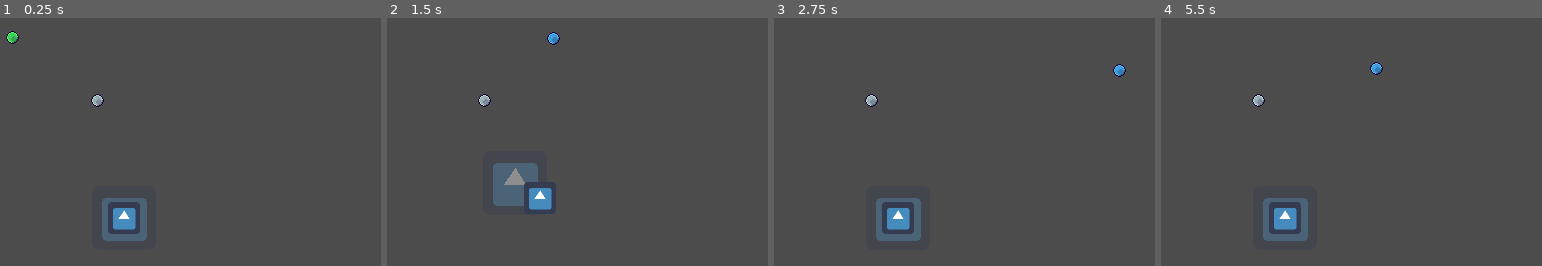
Above: before the commit, frames 1-4 (left to right).
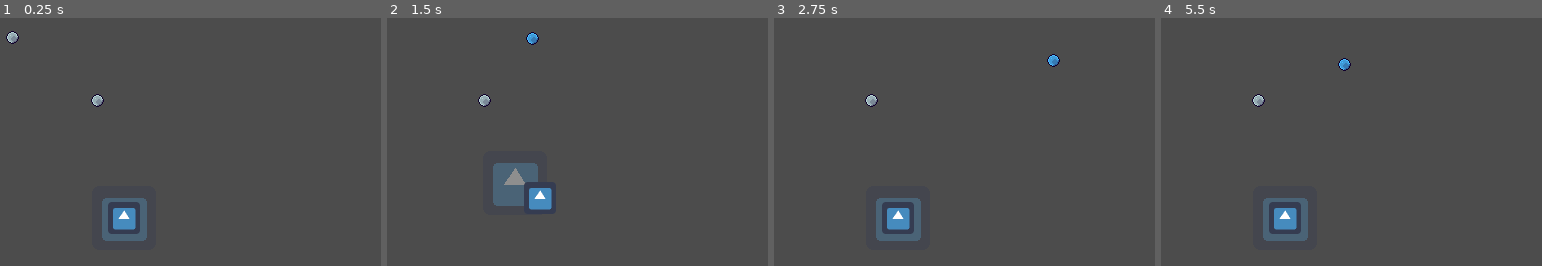
Above: after the commit, the same moments.

Repository: Bricksparts/MJ7-PreJam
Game: Godot game, scene res://World.tscn
The game is run twice, just before and just after one commit, with the same random seed, the same clock (stepped at 60 frames per second) and the same inputs. The engine's default icon, where the game draws it, is replaced by a stand-in: a white triangle on a blue panel in a dark square.
Inputs (mouse positions are in pixels of both pictures, inside the frame that each line leads up to):
- Up to frame 1 (0.25 s): no input
- Up to frame 2 (1.5 s): tap Enter at 0.5 s; move the mouse to (729, 151) at 0.52 s; hold Right (ui_right) 0.53-1.25 s; hold Shift (action_roll) 0.53-1.25 s; click (729, 151) at 0.67 s; tap Space (action_jump) at 0.77, 0.8, 1.07 s; drag from (512, 184) to (592, 228) at 1.27 s
- Up to frame 3 (2.75 s): move the mouse to (1055, 102) at 2.02 s; hold Right (ui_right) from 2.03 s (still down); hold Shift (action_roll) from 2.03 s (still down); tap Space (action_jump) at 2.3 s
- Up to frame 4 (5.5 s): release Right (ui_right) at 2.75 s; release Shift (action_roll) at 2.75 s; drag from (1366, 228) to (1237, 122) at 2.77 s; move the mouse to (outside the picture) at 3.52 s; hold Left (ui_left) 3.53-4.25 s; tap Space (action_jump) at 3.6, 3.77, 4.07, 5.3 s; drag from (1237, 122) to (1313, 92) at 4.27 s; move the mouse to (1416, 166) at 5.02 s; hold Down (ui_down) from 5.03 s (still down); hold Shift (action_roll) from 5.03 s (still down); click (1416, 166) at 5.17 s

The runs differ from the first frame. In frame 1, less than 0.1% of the frame differs, in the area x 1-5%, y 5-11%; in frame 2, 0.3%, in the area x 36-46%, y 5-11%; in frame 3, 0.3%; in frame 4, 0.3%.

Commit message:
Player controller update

Diff:
--- a/Top Down Movement Prototype/Player.gd
+++ b/Top Down Movement Prototype/Player.gd
@@ -4,7 +4,7 @@
 onready var ray:= $Pointer/RayCast2D
 onready var reticle:= $Pointer/Reticle
 
-enum moveState {stopped, halt, run, glide, sprint, walled, falling, sidestep}
+enum moveState {stopped, walk, run, glide, sprint, walled, falling, sidestep}
 enum moveAction {none, jump, sidestep, roll, vault}
 
 enum otherAnimationStates {jumpCharged}
@@ -15,16 +15,21 @@
 
 const SPRINT_THRESHOLD = 1200
 
-const FORCE_RUN = 1600
+const FORCE_WALK = 1600
+const FORCE_RUN = 400
+const FORCE_RUN_TO_WALK = 500
 const FORCE_SPRINT = 1000
 const FORCE_SPRINT_DECEL = 1100
-const FORCE_HALT = 5
 const FORCE_GLIDE = 600
 const FORCE_GLIDE_HALT = 5
 const FORCE_JUMP = 200
 const FORCE_JUMP_STOP = 50
 const FORCE_SIDESTEP = 300
 
+const FORCE_WALK_DECEL = 8
+const FORCE_RUN_DECEL = 3
+
+const THRESHOLD_WALK = 110
 const THRESHOLD_RUN = 160
 const THRESHOLD_GLIDE = 50
 
@@ -36,6 +41,7 @@
 const TICKS_PER_SECOND = 72
 const CLAMP_FUDGE = 5
 
+var isHoldingRun = false
 var isInputAxisLocked = false
 
 var jumpChargeUpTimer = 0
@@ -57,12 +63,22 @@
 func _physics_process(delta):
 	update_timers(delta)
 	update_input_axis()
+	update_is_holding_run()
 	update_player_state()
 	update_input_move_action()
 	apply_movement(delta)
 	velocity = move_and_slide(velocity)
 	update_animation()
+	print(playerMoveState)
 #	update_reticle()
+
+func update_is_holding_run():
+	if Input.is_action_pressed("action_roll"):
+		isHoldingRun = true
+#		print("Player is holding run")
+	else:
+		isHoldingRun = false
+#		print("not holding run")
 
 func update_input_axis():
 	if isInputAxisLocked == false:
@@ -72,7 +88,6 @@
 
 func update_input_move_action():
 	if Input.is_action_just_pressed("action_jump"):
-		print("HELLO")
 		if playerMoveState == moveState.run or moveState.sprint:
 			playerQueuedMoveAction = moveAction.sidestep
 			jumpChargeUpTimer = TIMER_JUMP_CHARGE_UP
@@ -111,29 +126,51 @@
 	if playerMoveState == moveState.stopped:
 		#Stopped state
 		if inputAxis != Vector2.ZERO:
+			#transition from Stopped to Walk
+			playerMoveState = moveState.walk
+
+		if isHoldingRun:
 			#transition from Stopped to Run
 			playerMoveState = moveState.run
 
-	elif playerMoveState == moveState.halt:
-		#Halt state
-		if inputAxis != Vector2.ZERO:
-			#transition from Halt to Run
+#	elif playerMoveState == moveState.halt:
+#		#Halt state
+#		if inputAxis != Vector2.ZERO:
+#			if isHoldingRun:
+#				#transition from Halt to Run
+#				playerMoveState = moveState.run
+#			else:
+#				#transition from Halt to Walk
+#				playerMoveState = moveState.walk
+#		elif velocity.length() == 0:
+#			#transition from Halt to Stopped
+#			playerMoveState = moveState.stopped
+
+	elif playerMoveState == moveState.walk:
+		#Walk state
+		if inputAxis == Vector2.ZERO and velocity == Vector2.ZERO:
+			#transition from Walk to Stopped
+			playerMoveState = moveState.stopped
+
+		if isHoldingRun:
 			playerMoveState = moveState.run
-		elif velocity.length() == 0:
-			#transition from Halt to Stopped
-			playerMoveState = moveState.stopped
 
 	elif playerMoveState == moveState.run:
 		#Run state
-		if playerInputMoveAction == moveAction.jump:
-			#initiate Jump from Run
-			do_action_jump()
-		elif playerInputMoveAction == moveAction.sidestep:
-			#initiate Sidestep from Run
-			do_action_sidestep()
-		elif inputAxis == Vector2.ZERO:
-			#transition from Run to Halt
-			playerMoveState = moveState.halt
+		if isHoldingRun == false:
+			if velocity == Vector2.ZERO:
+				#transition from Run to Stopped
+				playerMoveState = moveState.stopped
+			elif velocity.length() <= (THRESHOLD_WALK + CLAMP_FUDGE):
+				#transition from Run to Walk
+				playerMoveState = moveState.walk
+
+#		if playerInputMoveAction == moveAction.jump:
+#			#initiate Jump from Run
+#			do_action_jump()
+#		elif playerInputMoveAction == moveAction.sidestep:
+#			#initiate Sidestep from Run
+#			do_action_sidestep()
 
 	elif playerMoveState == moveState.sprint:
 		#Sprint state
@@ -176,14 +213,17 @@
 
 func convert_grounded_speed_to_state():
 	if velocity.length() >= (THRESHOLD_RUN + CLAMP_FUDGE):
-		#If fast enough, transitions the player to sprinting
+		#if at the correct speed, transitions the player to Sprint
 		playerMoveState = moveState.sprint
-	elif inputAxis != Vector2.ZERO:
-		#If not fast enough to Sprint, checks if the player transitions to a run
+	elif velocity.length() >= (THRESHOLD_WALK + CLAMP_FUDGE):
+		#if at the correct speed, transitions the player to Run
 		playerMoveState = moveState.run
+	elif velocity.length() > 0:
+		#if at the correct speed, transitions the player to Walk
+		playerMoveState = moveState.walk
 	else:
-		#If not fast enough to Sprint, checks if the player transitions to a halt
-		playerMoveState = moveState.halt
+		#if at the correct speed, transitions the player to Stopped
+		playerMoveState = moveState.stopped
 
 func touch_ground():
 	#Slows the player by FORCE_JUMP_STOP
@@ -195,35 +235,50 @@
 	velocity = velocityMemory
 	convert_grounded_speed_to_state()
 
+func calc_force(forceType, multiplier = 1):
+	#Calculates vector2 that represents the force of the given force type
+	return inputAxis * forceType * multiplier
+
 func calc_force_jump(multiplier = 1):
-	#Calculates a vector2 that represents the force from the starting phase of a jump
+	#calculates vector2 that represents the force from the starting phase of a jump
 	return inputAxis * FORCE_JUMP * multiplier
 
 func calc_force_sidestep(multiplier = 1):
-	#Calculates a vector2 that represents the force from the starting phase of a sidestep
+	#calculates vector2 that represents the force from the starting phase of a sidestep
 	return inputAxis * FORCE_SIDESTEP * multiplier
 
+func calc_force_walk(multiplier = 1):
+	#calculates vector2 that represents the 'input' force while in the Walk state
+	return inputAxis * FORCE_WALK * multiplier
+
+func calc_force_run_to_walk(multiplier = 1):
+	return inputAxis * FORCE_RUN_TO_WALK * multiplier
+
 func calc_force_run(multiplier = 1):
-	#Calculates a vector2 that represents the 'input' force from running
+	#calculates vector2 that represents the 'input' force while in the Run state
 	return inputAxis * FORCE_RUN * multiplier
 
-func calc_force_halt(multiplier = 1):
-	#Calculates a vector2 that represents the force while the player is sliding to a halt on the ground while there is no player input
-	return -velocity.normalized() * FORCE_HALT * multiplier * velocity.length()
-
 func calc_force_sprint(multiplier = 1):
-	#Calculates a vector2 that represents the 'acceleration' force a player inputs while sprinting
+	#calculates vector2 that represents the 'input' force while Sprint state
 	return inputAxis * FORCE_SPRINT * multiplier
 
+func calc_force_walk_decel(multiplier = 1):
+	#calculates vector2 that represents the 'friction' force while the player is slowing to Stopped state
+	return -velocity.normalized() * FORCE_WALK_DECEL * multiplier * velocity.length()
+
+func calc_force_run_decel(multiplier = 1):
+	#calculates vector2 that represents the 'friction' force while the player is slowing to Walk state
+	return -velocity.normalized() * FORCE_RUN_DECEL * multiplier * velocity.length()
+
 func calc_force_sprint_decel(multiplier = 1):
-	#Calculates a vector2 that represent the 'friction' force that slows a player down to the running threshold while sprinting
+	#calculates a vector2 that represent the 'friction' force that slows a player down to the running threshold while sprinting
 	return -velocity.normalized() * FORCE_SPRINT_DECEL * multiplier
 
 func calc_force_roll(vectorRoll):
 	pass
 
 func calc_force_glide(multiplier = 1):
-	#Calculates a vector2 that represents the 'input' force from gliding
+	#calculates a vector2 that represents the 'input' force from gliding
 	if inputAxis == Vector2.ZERO:
 		glideMotion = -glideMotion.normalized() * FORCE_GLIDE_HALT * multiplier * glideMotion.length()
 	else:
@@ -233,22 +288,41 @@
 
 func apply_movement(delta):
 #	var vectorMovementSum = Vector2()
-	if playerMoveState == moveState.halt:
-		if velocity.length() < CLAMP_FUDGE:
-			velocity = Vector2.ZERO
+	if playerMoveState == moveState.walk:
+		if inputAxis != Vector2.ZERO:
+			#player is inputting direction
+			velocity += calc_force_walk() * delta
+			velocity = velocity.clamped(THRESHOLD_WALK)
 		else:
-			velocity += calc_force_halt() * delta
+			#player is not inputting direction (halting)
+			if velocity.length() < CLAMP_FUDGE:
+				velocity = Vector2.ZERO
+			else:
+				velocity += calc_force_walk_decel() * delta
 
 	elif playerMoveState == moveState.run:
-		velocity += calc_force_run() * delta
-		velocity = velocity.clamped(THRESHOLD_RUN)
+		if isHoldingRun:
+			if inputAxis != Vector2.ZERO:
+				#continue running
+				velocity += calc_force_run() * delta
+				velocity = velocity.clamped(THRESHOLD_RUN)
+			else:
+				velocity += calc_force_run_decel() * delta
+		else:
+			if inputAxis != Vector2.ZERO:
+				#continue running but slow to zero
+				velocity += calc_force_run_to_walk() * delta
+				velocity += calc_force_run_decel() * delta
+			else:
+				#transition to walking
+				velocity += calc_force_run_decel() * delta
 
 	elif playerMoveState == moveState.sprint:
 		velocity += calc_force_sprint() * delta
 		velocity += calc_force_sprint_decel() * delta
 
 func update_animation():
-	if playerMoveState == moveState.halt:
+	if playerMoveState == moveState.stopped:
 		$AnimatedSprite.play("Halt")
 	elif playerMoveState == moveState.run:
 		$AnimatedSprite.play("Run")
